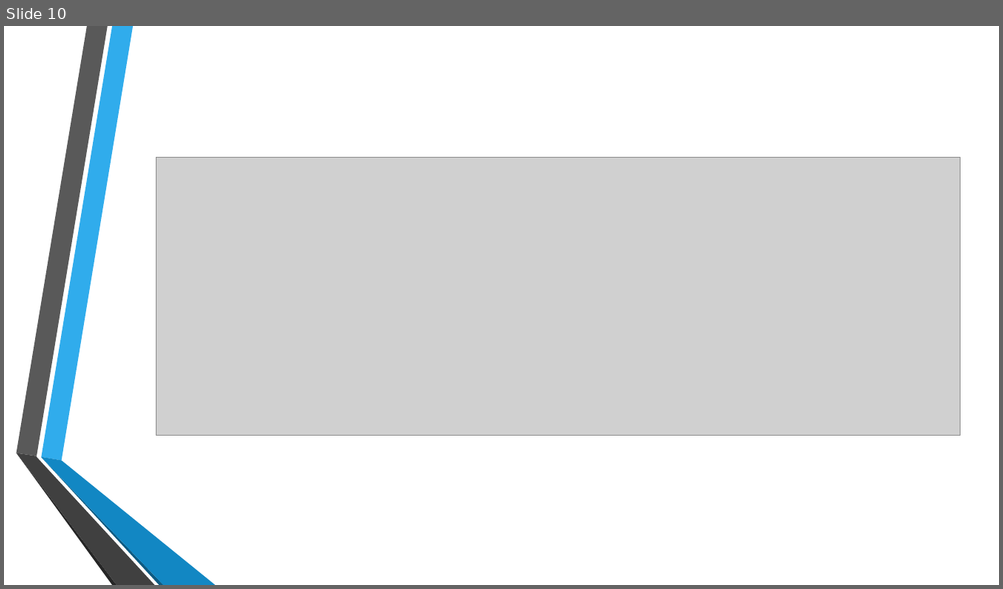
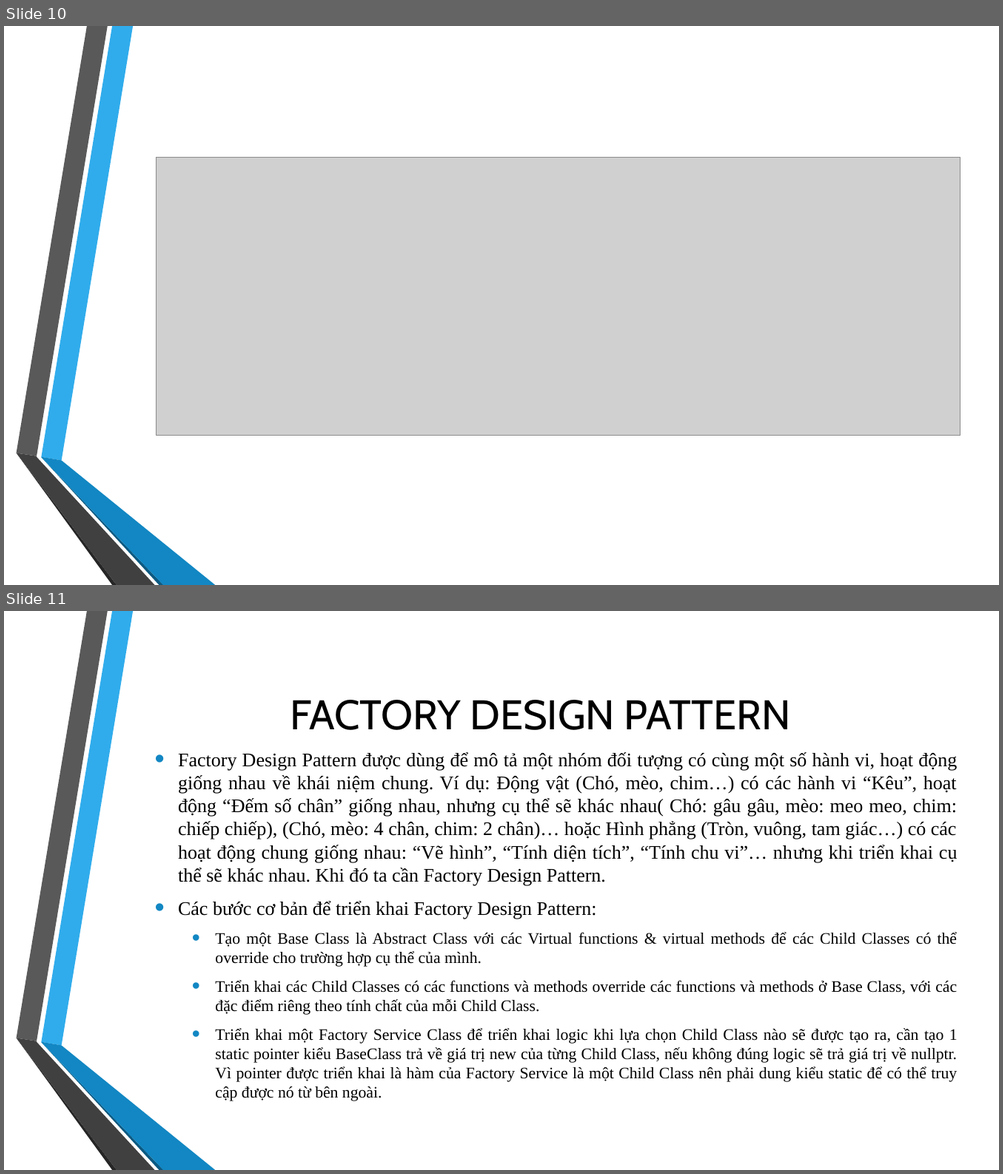
Before and after one commit to dieudoanhut2002/Cpp, a slide deck: DESIGN PATTERN C++.pptx. Shown one above the other, each under a label of ours: slide 10 before the commit, slides 10 and 11 after it. The pictures are 1003x589 and 1003x1174 pixels, drawn with LibreOffice and Linux fonts; fonts in the diff are those of the drawing; grey boxes stand for pictures; background and template pictures are left out. Boxes give left, top, right and bottom in pixels: in the first picture for what was removed or moved away, otherwise in the second. Text is boxed around its words. In the diff, an @@ line names an element or a change of style, - is before the commit and + after.

```diff
--- a/DESIGN PATTERN C++.pptx
+++ b/DESIGN PATTERN C++.pptx
@@ slide 11 added at (x1=4, y1=611, x2=999, y2=1170), background picture (left out); not listed: 6 template elements that a slide beside it also shows @@
@@ title added at (x1=290, y1=700, x2=791, y2=730), 40 pt, text #000000 @@
+FACTORY DESIGN PATTERN
@@ text added at (x1=178, y1=775, x2=957, y2=1102), 15.5 pt, text #000000 @@
+• Factory Design Pattern được dùng để mô tả một nhóm đối tượng có cùng một số hành vi, hoạt động giống nhau về khái niệm chung. Ví dụ: Động vật (Chó, mèo, chim…) có các hành vi “Kêu”, hoạt động “Đếm số chân” giống nhau, nhưng cụ thể sẽ khác nhau( Chó: gâu gâu, mèo: meo meo, chim: chiếp chiếp), (Chó, mèo: 4 chân, chim: 2 chân)… hoặc Hình phẳng (Tròn, vuông, tam giác…) có các hoạt động chung giống nhau: “Vẽ hình”, “Tính diện tích”, “Tính chu vi”… nhưng khi triển khai cụ thể sẽ khác nhau. Khi đó ta cần Factory Design Pattern.
+• Các bước cơ bản để triển khai Factory Design Pattern:
+  • Tạo một Base Class là Abstract Class với các Virtual functions & virtual methods để các Child Classes có thể override cho trường hợp cụ thể của mình.
+  • Triển khai các Child Classes có các functions và methods override các functions và methods ở Base Class, với các đặc điểm riêng theo tính chất của mỗi Child Class.
+  • Triển khai một Factory Service Class để triển khai logic khi lựa chọn Child Class nào sẽ được tạo ra, cần tạo 1 static pointer kiểu BaseClass trả về giá trị new của từng Child Class, nếu không đúng logic sẽ trả giá trị về nullptr. Vì pointer được triển khai là hàm của Factory Service là một Child Class nên phải dung kiểu static để có thể truy cập được nó từ bên ngoài.
```
Also in this commit, not shown: 2 other slides added, 51 other files.
